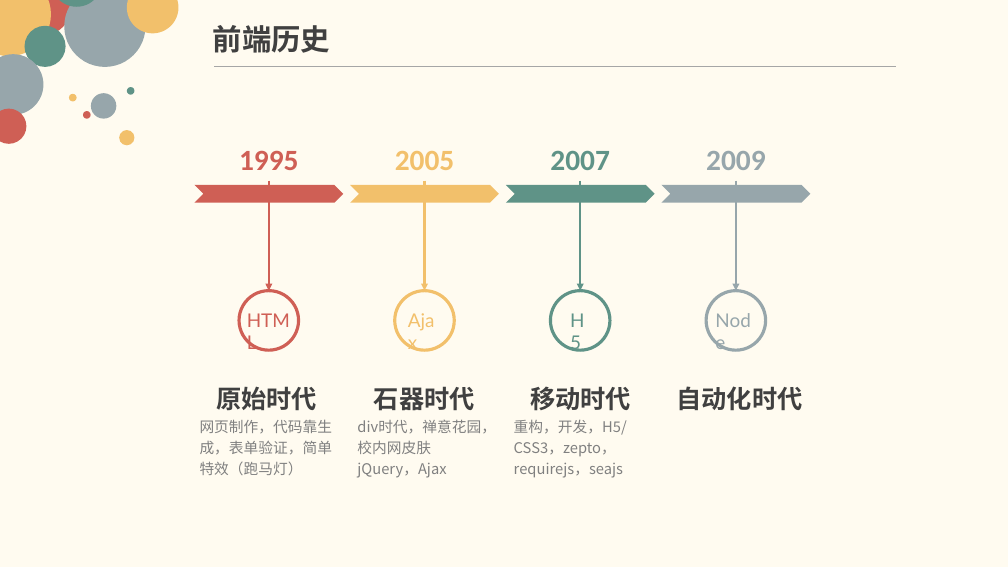
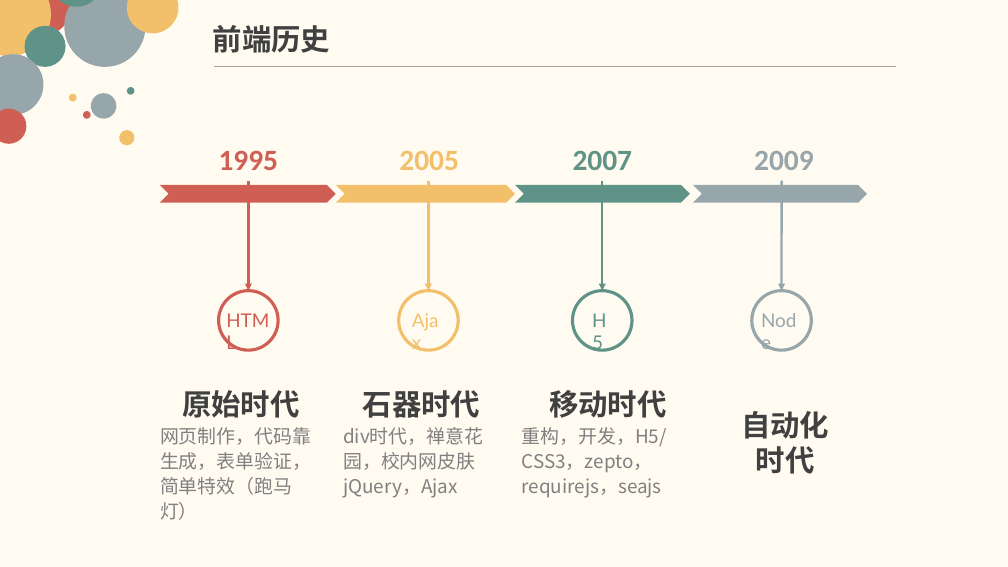
Before and after one commit to 007sair/007sair.github.io, a slide deck: slide 5 of demo/PPT/lc.pptx. Drawn at 1008x567 pixels with LibreOffice and Linux fonts; fonts in the diff are those of the drawing. Boxes give left, top, right and bottom in pixels: in the first picture for what was removed or moved away, otherwise in the second. Text is boxed around its words. In the diff, an @@ line names an element or a change of style, - is before the commit and + after.

Commit message:
update

```diff
--- a/demo/PPT/lc.pptx
+++ b/demo/PPT/lc.pptx
@@ text "2007": place and size @@
-text "2007" at box(550, 150, 609, 170)
+text "2007" at box(573, 150, 632, 170)
@@ text "2009": place and size @@
-text "2009" at box(706, 151, 765, 170)
+text "2009" at box(754, 151, 813, 170)
@@ chevron: place and size @@
-chevron at box(194, 185, 343, 203)
+chevron at box(160, 185, 336, 203)
@@ 2 texts, 1 ellipse, 1 arrow: place and size @@
-2 texts, 1 ellipse, 1 arrow at box(239, 151, 301, 351)
+2 texts, 1 ellipse, 1 arrow at box(219, 151, 280, 351)
@@ chevron: place and size @@
-chevron at box(350, 185, 499, 203)
+chevron at box(336, 185, 515, 203)
@@ 2 texts, 1 ellipse, 1 arrow: place and size @@
-2 texts, 1 ellipse, 1 arrow at box(357, 151, 454, 478)
+2 texts, 1 ellipse, 1 arrow at box(343, 151, 458, 498)
@@ chevron: place and size @@
-chevron at box(506, 185, 655, 203)
+chevron at box(515, 185, 690, 203)
@@ arrow moved from (580, 181) - (580, 291) to (603, 181) - (603, 291) @@
@@ chevron: place and size @@
-chevron at box(662, 185, 811, 203)
+chevron at box(693, 185, 867, 203)
@@ 1 text, 1 ellipse, 1 arrow: place and size @@
-1 text, 1 ellipse, 1 arrow at box(706, 181, 766, 351)
+1 text, 1 ellipse, 1 arrow at box(752, 181, 811, 351)
@@ ellipse: place and size @@
-ellipse at box(551, 291, 610, 351)
+ellipse at box(572, 291, 632, 351)
@@ text "H5" rewrapped from box(514, 420, 627, 435) to box(522, 427, 667, 446) @@
@@ text "原始时代": place and size @@
-text "原始时代" at box(200, 386, 333, 475)
+text "原始时代" at box(160, 390, 311, 495)
@@ text "原始时代" at box(160, 390, 311, 495): size 24 to 28 pt in "原始时代"; size 14 to 18 pt in "网页制作，代码靠生成，表单验证，简单特效（跑马灯）"; line spacing 20pt to 24pt @@
@@ text "石器时代": place and size @@
-text "石器时代" at box(357, 386, 496, 478)
+text "石器时代" at box(343, 390, 483, 498)
@@ text "石器时代" at box(343, 390, 483, 498): size 24 to 28 pt in "石器时代"; size 14 to 18 pt in "div时代，禅意花园，校内网皮肤jQuery，Ajax"; line spacing 20pt to 24pt @@
@@ text "移动时代": place and size @@
-text "移动时代" at box(514, 386, 631, 478)
+text "移动时代" at box(522, 390, 667, 498)
@@ text "移动时代" at box(522, 390, 667, 498): size 24 to 28 pt in "移动时代"; size 14 to 18 pt in "重构，开发，H5/CSS3，zepto，requirejs，seajs"; line spacing 20pt to 24pt @@
@@ text at box(741, 411, 829, 474): text changed; size 24 to 28 pt @@
-自动化时代
+自动化
+时代
```
Also in this commit, not shown: 4 other slides changed, 1 slide added.
